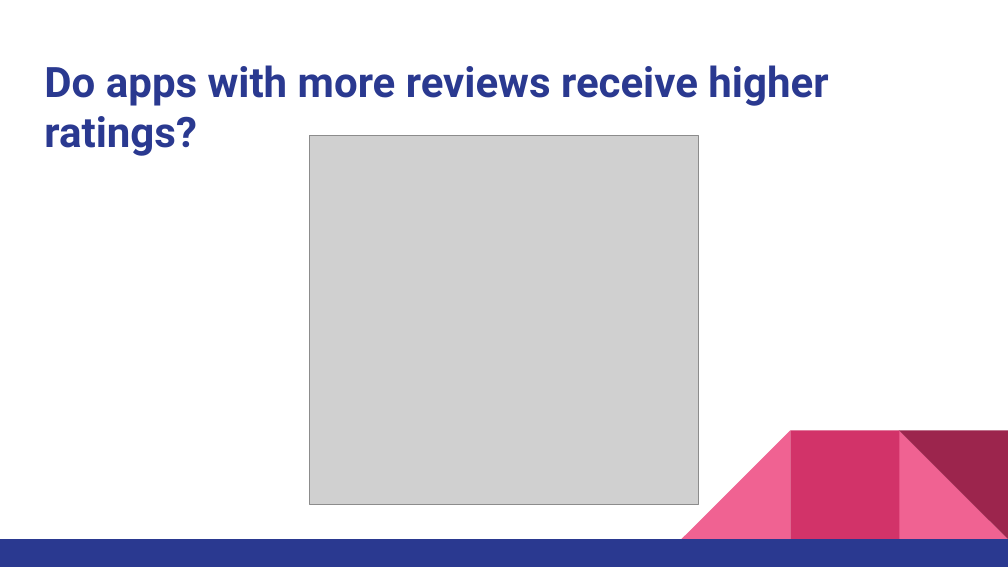
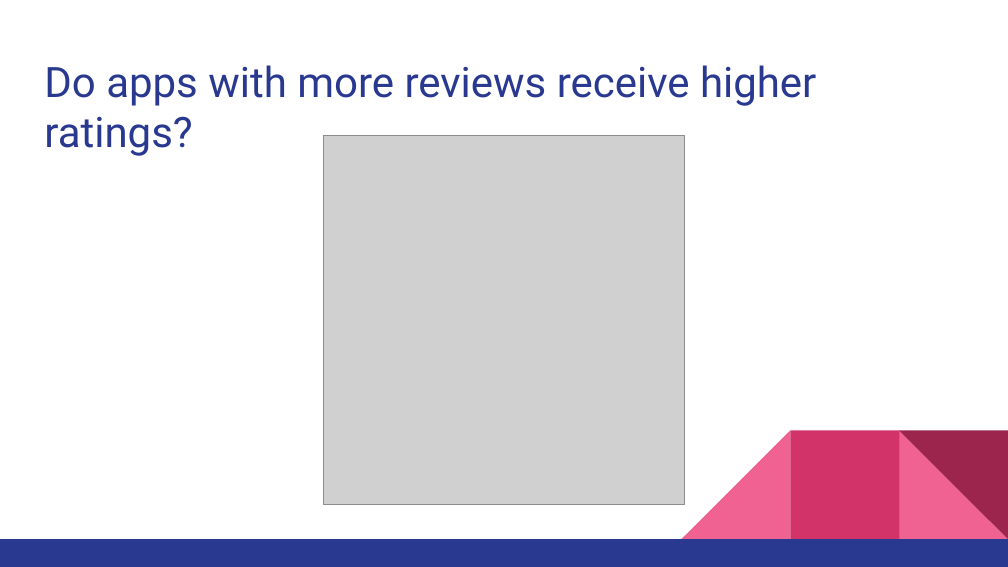
Before and after one commit to ryanhfrench/portfolio, a slide deck: slide 9 of analyzing_key_indicators_of_high_app_reviews/presentation.pptx. Drawn at 1008x567 pixels with LibreOffice and Linux fonts; fonts in the diff are those of the drawing; grey boxes stand for pictures. Boxes give left, top, right and bottom in pixels: in the first picture for what was removed or moved away, otherwise in the second. Text is boxed around its words. In the diff, an @@ line names an element or a change of style, - is before the commit and + after.

Commit message:
Updating apps presentation

```diff
--- a/analyzing_key_indicators_of_high_app_reviews/presentation.pptx
+++ b/analyzing_key_indicators_of_high_app_reviews/presentation.pptx
@@ title "Do apps with more reviews ..." at (44, 65, 816, 156): bold off @@
@@ picture: place and size @@
-picture at (309, 136, 698, 505)
+picture at (324, 136, 684, 505)
```
Also in this commit, not shown: 5 other slides changed, 4 other files.
